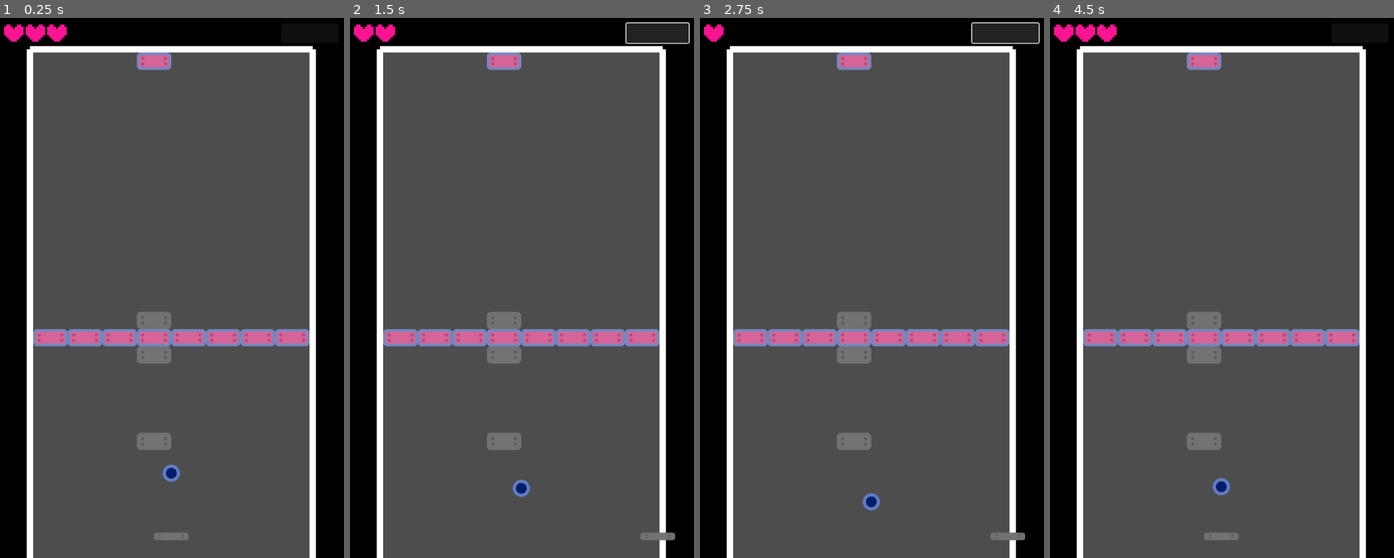
Above: before the commit, frames 1-4 (left to right).
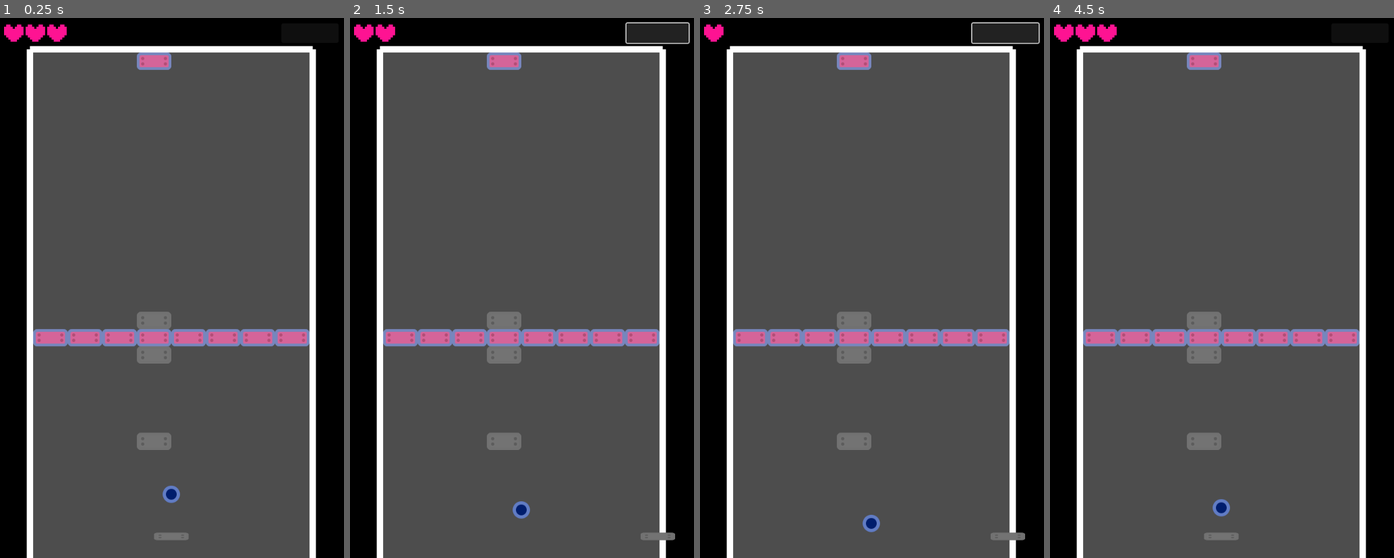
Above: after the commit, the same moments.

Repository: MatteoDesiderio/arkanoid-ish
Game: Godot game, scene res://scenes/level_content.tscn
Two runs of this game, one before a commit and one after it. Both use one fixed random seed, a clock stepped at 60 frames per second and the inputs below.
Inputs (mouse positions are in pixels of both pictures, inside the frame that each line leads up to):
- Up to frame 1 (0.25 s): no input
- Up to frame 2 (1.5 s): click (659, 34) at 0.5 s; click (656, 34) at 1.25 s
- Up to frame 3 (2.75 s): click (1006, 34) at 2 s
- Up to frame 4 (4.5 s): move the mouse to (1297, 261) at 2.77 s; move the mouse to (1153, 315) at 3.52 s; click "Try Again" at 4.25 s

The runs differ from the first frame. In frame 1, 0.3% of the frame differs, in the area x 47-53%, y 82-90%; in frame 2, 0.3%, in the area x 47-53%, y 85-93%; in frame 3, 0.3%; in frame 4, 0.3%.

Commit message:
Avoid ball getting stuck bouncing with y = 0 forever

Diff:
--- a/scripts/ball.gd
+++ b/scripts/ball.gd
@@ -4,7 +4,7 @@
 
 var initial_direction_range : float = 0
 
-var direction : Vector2 = Vector2(randf_range(-1, 1) * initial_direction_range, -1).normalized()
+var direction : Vector2 = Vector2(randf_range(-1, +1) * initial_direction_range, 1).normalized()
 
 signal brick_hit(collision_point : Vector2)
 signal platform_hit
@@ -27,7 +27,7 @@
 			'brick_hit',
 			collision.get_position()
 			)
-		return
+		# return
 
 
 	if collider_from_collision is Wall:
@@ -40,7 +40,7 @@
 				'ground_hit'
 				)
 
-		return
+		# return
 
 
 	if collider_from_collision is Platform:
@@ -53,8 +53,9 @@
 		emit_signal(
 			'platform_hit'
 			)
-		return
+		# return
 
+	prevent_horizontal_bounce()
 
 func get_bounce_direction_platform(platform : Platform, collision_position : Vector2):
 	## Return a vector direction with angle 0 to +/- 45 degrees (with respect to
@@ -66,3 +67,8 @@
 	var distance : Vector2 = collision_position - platform.position
 
 	return Vector2(distance.x / half_width, -1).normalized()
+
+
+func prevent_horizontal_bounce() -> void:
+	if abs(direction.y) < 0.05:
+		direction.y = 0.1 * ([-1, 1].pick_random())
